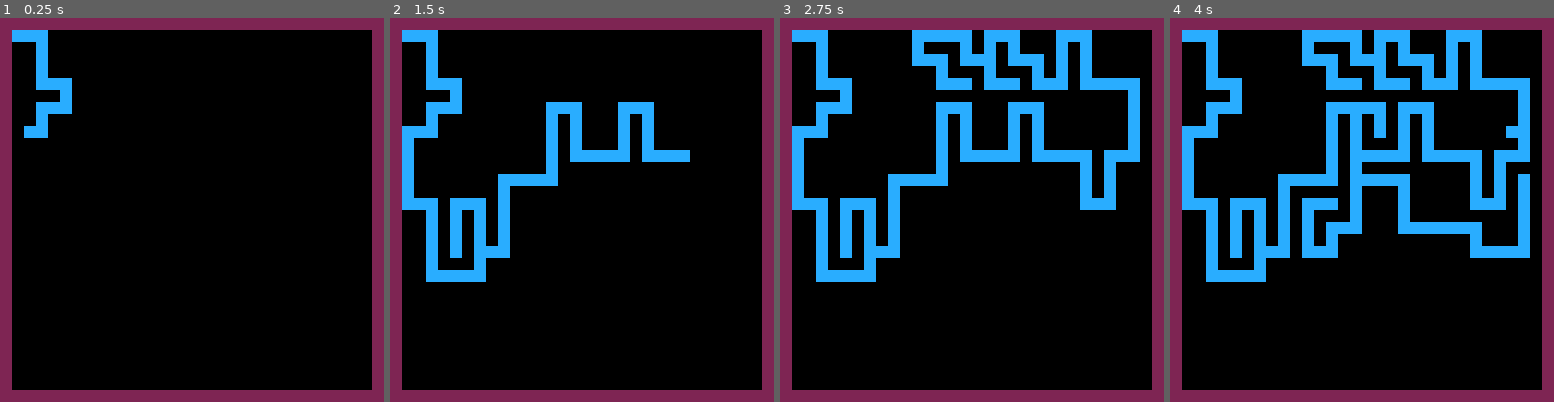
Above: before the commit, frames 1-4 (left to right).
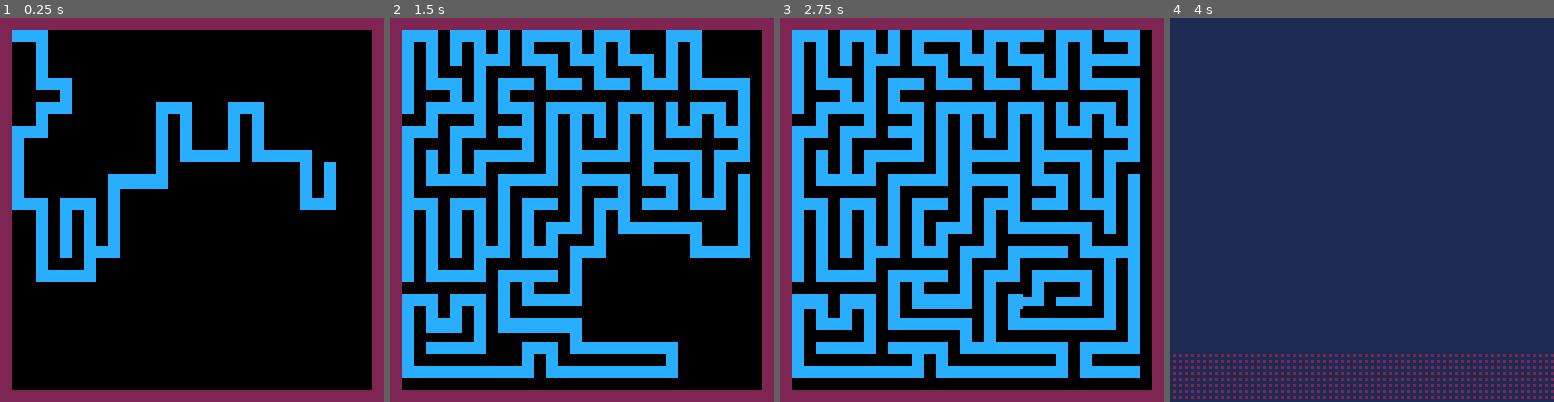
Above: after the commit, the same moments.

Repository: DorkOrca/pico8
Game: PICO-8 cartridge fps.p8
Two runs of this game, one before a commit and one after it. Both use one fixed random seed, a clock stepped at 60 frames per second and the inputs below.
Inputs:
- Up to frame 1 (0.25 s): no input
- Up to frame 2 (1.5 s): tap X (X key) at 0.33, 1.07 s
- Up to frame 3 (2.75 s): hold Right 1.6-2.1 s; tap X (X key) at 1.85 s; hold Up 2.15-2.42 s; hold Right from 2.47 s (still down)
- Up to frame 4 (4 s): tap X (X key) at 2.97 s; release Right at 3.03 s; hold Left 3.08-3.58 s; hold Down 3.63-3.97 s

The runs differ from the first frame. In frame 1, 8.1% of the frame differs, in the area x 3-88%, y 21-69%; in frame 2, 28%; in frame 3, 29%; in frame 4, 99%, in the area x 0-100%, y 0-100%.

Commit message:
Recolored some sprites for intro

Diff:
--- a/fps.p8
+++ b/fps.p8
@@ -66,7 +66,7 @@
 drawStage = 0
 drawSpeed = 1
 drawMe = true
-slowDraw = true
+slowDraw = false
 
 --Player variables
 player = {}
@@ -90,6 +90,8 @@
 function idleAnim()
     palt(14, true)
     palt(0, false)
+
+    cls(1)
 
     --Background: fishy blue
     rectfill(0,0,127,127,7)
@@ -269,13 +271,13 @@
     end
 
     -- Background color white
-    rectfill(0,0,127,127,7)
+    rectfill(0,0,127,127,1)
     -- Dynamic horizon shapes
     rectfill(0, 112 + flr(-yOffset / 4), 128, 128, 0)
-    drawHorizon(yOffset / -4, 124, 100, 0x05)
-    drawHorizon(yOffset / -4, 100, 76, 0x56)
-    drawHorizon(yOffset / -4, 76, 42, 0x67)
-    drawBuildings(100, xOffset / 4, yOffset / -4, 5)
+    drawHorizon(yOffset / -4, 124, 80, 0x8e)
+    drawHorizon(yOffset / -4, 80, 56, 0xe2)
+    drawHorizon(yOffset / -4, 56, 22, 0x21)
+    drawBuildings(100, xOffset / 4, yOffset / -4, 0)
     -- Entry building
     map(0, 0, 0 + xOffset, 0, 24, 16)
 
@@ -827,18 +828,18 @@
 
 __map__
 0b0b0b0b0b0b3636292836363636363600000000000000000000000000000000000000000000000000000000000000000000000000000000000000000000000000000000000000000000000000000000000000000000000000000000000000000000000000000000000000000000000000000000000000000000000000000000
-0b0b0b0b0b0b3629373d28363636363600000000000000000000000000000000000000000000000000000000000000000000000000000000000000000000000000000000000000000000000000000000000000000000000000000000000000000000000000000000000000000000000000000000000000000000000000000000
-0b0b0b0b0b0b2927272727283636363636363636363636360000000000000000000000000000000000000000000000000000000000000000000000000000000000000000000000000000000000000000000000000000000000000000000000000000000000000000000000000000000000000000000000000000000000000000
-0b0b0b0b0b29373737373d272836363636363636363636360000000000000000000000000000000000000000000000000000000000000000000000000000000000000000000000000000000000000000000000000000000000000000000000000000000000000000000000000000000000000000000000000000000000000000
-0b0b0b0b29272727272727273f28363636363636363636360000000000000000000000000000000000000000000000000000000000000000000000000000000000000000000000000000000000000000000000000000000000000000000000000000000000000000000000000000000000000000000000000000000000000000
-0b0b0b29373737373737373d3e27283636363636363636360000000000000000000000000000000000000000000000000000000000000000000000000000000000000000000000000000000000000000000000000000000000000000000000000000000000000000000000000000000000000000000000000000000000000000
-0b0b29272727272727272727273f3d2836363636363636360000000000000000000000000000000000000000000000000000000000000000000000000000000000000000000000000000000000000000000000000000000000000000000000000000000000000000000000000000000000000000000000000000000000000000
-0b29373737373737373737373d3e272728363636363636360000000000000000000000000000000000000000000000000000000000000000000000000000000000000000000000000000000000000000000000000000000000000000000000000000000000000000000000000000000000000000000000000000000000000000
-29272727272727272727272727273f3d27283636363636360000000000000000000000000000000000000000000000000000000000000000000000000000000000000000000000000000000000000000000000000000000000000000000000000000000000000000000000000000000000000000000000000000000000000000
-373737373737373737373737373d3e27273f2836363636360000000000000000000000000000000000000000000000000000000000000000000000000000000000000000000000000000000000000000000000000000000000000000000000000000000000000000000000000000000000000000000000000000000000000000
-2727272727272727272727272727273f3d3e2728363636360000000000000000000000000000000000000000000000000000000000000000000000000000000000000000000000000000000000000000000000000000000000000000000000000000000000000000000000000000000000000000000000000000000000000000
-37373737373737373737373737373d3e27272727283636360000000000000000000000000000000000000000000000000000000000000000000000000000000000000000000000000000000000000000000000000000000000000000000000000000000000000000000000000000000000000000000000000000000000000000
-2727383927272727272727272727272727272727272836360000000000000000000000000000000000000000000000000000000000000000000000000000000000000000000000000000000000000000000000000000000000000000000000000000000000000000000000000000000000000000000000000000000000000000
-27273a3b27272727272727272727272727272727272728360000000000000000000000000000000000000000000000000000000000000000000000000000000000000000000000000000000000000000000000000000000000000000000000000000000000000000000000000000000000000000000000000000000000000000
-27273a3b27272727272727272727272727272727272727280000000000000000000000000000000000000000000000000000000000000000000000000000000000000000000000000000000000000000000000000000000000000000000000000000000000000000000000000000000000000000000000000000000000000000
-3c3c3c3c3c3c3c3c3c3c3c3c3c3c3c3c3c3c3c3c3c3c3c3c0000000000000000000000000000000000000000000000000000000000000000000000000000000000000000000000000000000000000000000000000000000000000000000000000000000000000000000000000000000000000000000000000000000000000000
+0b0b0b0b0b0b36291e1f28363636363600000000000000000000000000000000000000000000000000000000000000000000000000000000000000000000000000000000000000000000000000000000000000000000000000000000000000000000000000000000000000000000000000000000000000000000000000000000
+0b0b0b0b0b0b291e27271f283636363636363636363636360000000000000000000000000000000000000000000000000000000000000000000000000000000000000000000000000000000000000000000000000000000000000000000000000000000000000000000000000000000000000000000000000000000000000000
+0b0b0b0b0b291e3737373d1f2836363636363636363636360000000000000000000000000000000000000000000000000000000000000000000000000000000000000000000000000000000000000000000000000000000000000000000000000000000000000000000000000000000000000000000000000000000000000000
+0b0b0b0b291e2727272727271f28363636363636363636360000000000000000000000000000000000000000000000000000000000000000000000000000000000000000000000000000000000000000000000000000000000000000000000000000000000000000000000000000000000000000000000000000000000000000
+0b0b0b291e3737373737373d271f283636363636363636360000000000000000000000000000000000000000000000000000000000000000000000000000000000000000000000000000000000000000000000000000000000000000000000000000000000000000000000000000000000000000000000000000000000000000
+0b0b291e2727272727272727273f1f2836363636363636360000000000000000000000000000000000000000000000000000000000000000000000000000000000000000000000000000000000000000000000000000000000000000000000000000000000000000000000000000000000000000000000000000000000000000
+0b291e3737373737373737373d3e271f28363636363636360000000000000000000000000000000000000000000000000000000000000000000000000000000000000000000000000000000000000000000000000000000000000000000000000000000000000000000000000000000000000000000000000000000000000000
+291e2727272727272727272727273f3d1f283636363636360000000000000000000000000000000000000000000000000000000000000000000000000000000000000000000000000000000000000000000000000000000000000000000000000000000000000000000000000000000000000000000000000000000000000000
+1e3737373737373737373737373d3e27271f2836363636360000000000000000000000000000000000000000000000000000000000000000000000000000000000000000000000000000000000000000000000000000000000000000000000000000000000000000000000000000000000000000000000000000000000000000
+2727272727272727272727272727273f3d271f28363636360000000000000000000000000000000000000000000000000000000000000000000000000000000000000000000000000000000000000000000000000000000000000000000000000000000000000000000000000000000000000000000000000000000000000000
+37373737373737373737373737373d3e2727271f283636360000000000000000000000000000000000000000000000000000000000000000000000000000000000000000000000000000000000000000000000000000000000000000000000000000000000000000000000000000000000000000000000000000000000000000
+27273839272727272727272727272727272727271f2836360000000000000000000000000000000000000000000000000000000000000000000000000000000000000000000000000000000000000000000000000000000000000000000000000000000000000000000000000000000000000000000000000000000000000000
+27273a3b27272727272727272727272727272727271f28360000000000000000000000000000000000000000000000000000000000000000000000000000000000000000000000000000000000000000000000000000000000000000000000000000000000000000000000000000000000000000000000000000000000000000
+27273a3b2727272727272727272727272727272727271f280000000000000000000000000000000000000000000000000000000000000000000000000000000000000000000000000000000000000000000000000000000000000000000000000000000000000000000000000000000000000000000000000000000000000000
+0e0e0e0e0e0e0e0e0e0e0e0e0e0e0e0e0e0e0e0e0e0e0e0e0000000000000000000000000000000000000000000000000000000000000000000000000000000000000000000000000000000000000000000000000000000000000000000000000000000000000000000000000000000000000000000000000000000000000000
Not shown, changed: 30 lines of the sprite sheet (__gfx__) section of fps.p8
